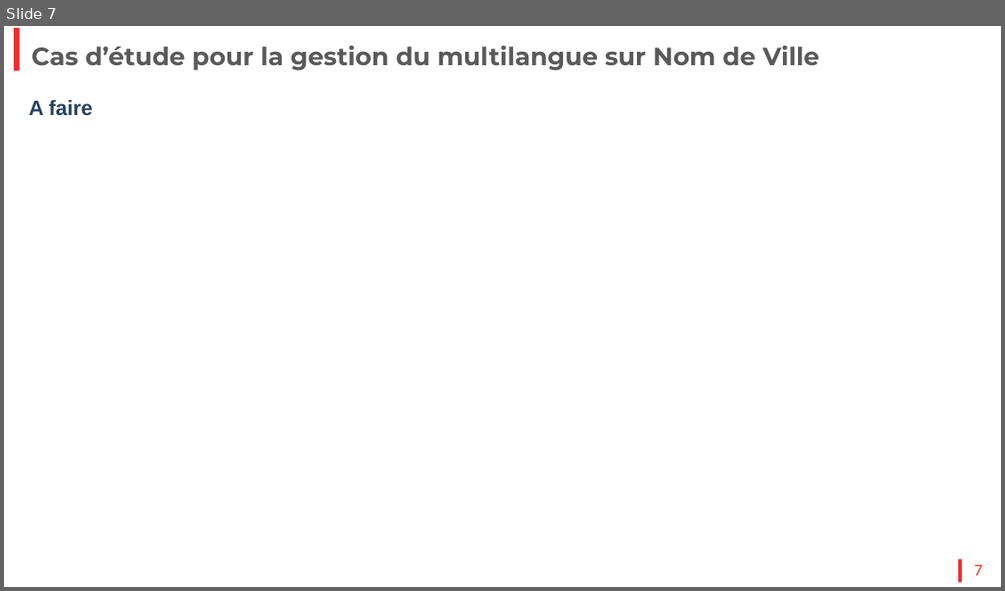
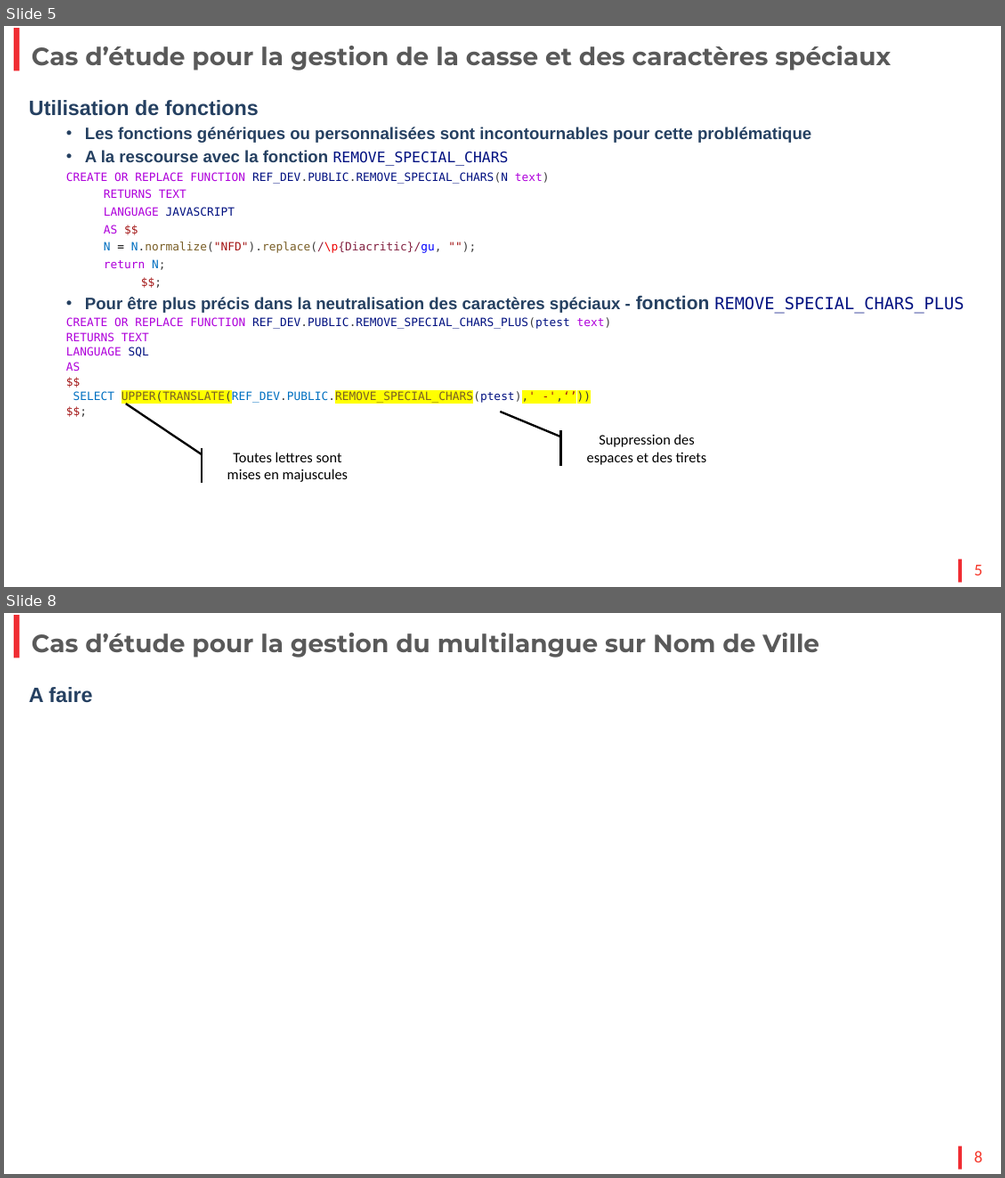
Before and after one commit to PhilippeR-dev/edhec-expert, a slide deck: EDHEC_Referentiel_Geographique.pptx. Shown one above the other, each under a label of ours: slide 7 before the commit, slides 5 and 8 after it; the slides between them are not shown. The pictures are 1005x591 and 1005x1178 pixels, drawn with LibreOffice and Linux fonts; fonts in the diff are those of the drawing; background and template pictures are left out. Boxes give left, top, right and bottom in pixels: in the first picture for what was removed or moved away, otherwise in the second. Text is boxed around its words. In the diff, an @@ line names an element or a change of style, - is before the commit and + after.

```diff
--- a/EDHEC_Referentiel_Geographique.pptx
+++ b/EDHEC_Referentiel_Geographique.pptx
@@ slide 5 added at [4, 26, 1001, 587], background #FFFFFF; not listed: 3 template elements that a slide beside it also shows @@
@@ text added at [32, 46, 890, 70], 24 pt, text #595959, bold @@
+Cas d’étude pour la gestion de la casse et des caractères spéciaux
@@ text added at [29, 100, 963, 403], 11 pt, text #254061 @@
+Utilisation de fonctions
+  • Les fonctions génériques ou personnalisées sont incontournables pour cette problématique
+  • A la rescourse avec la fonction REMOVE_SPECIAL_CHARS
+  CREATE OR REPLACE FUNCTION REF_DEV.PUBLIC.REMOVE_SPECIAL_CHARS(N text)
+    RETURNS TEXT
+    LANGUAGE JAVASCRIPT
+    AS $$
+    N = N.normalize("NFD").replace(/\p{Diacritic}/gu, "");
+    return N;
+  $$;
+  • Pour être plus précis dans la neutralisation des caractères spéciaux - fonction REMOVE_SPECIAL_CHARS_PLUS
+  CREATE OR REPLACE FUNCTION REF_DEV.PUBLIC.REMOVE_SPECIAL_CHARS_PLUS(ptest text)
+  RETURNS TEXT
+  LANGUAGE SQL
+  AS
+  $$
+  SELECT UPPER(TRANSLATE(REF_DEV.PUBLIC.REMOVE_SPECIAL_CHARS(ptest),' -',‘’))
+  $$;
@@ accent callout added at [214, 448, 362, 483], fill #FFFFFF, outline #000000 2 pt, 14 pt, text #000000 @@
+Toutes lettres sont mises en majuscules
@@ accent callout added at [573, 430, 720, 465], fill #FFFFFF, outline #000000 2 pt, 14 pt, text #000000 @@
+Suppression des espaces et des tirets
@@ what was slide 7 is now slide 8 @@
@@ page number at [974, 1151, 982, 1162]: text changed @@
-7
+8
```
Also in this commit, not shown: 2 slides changed, 2 other files.
